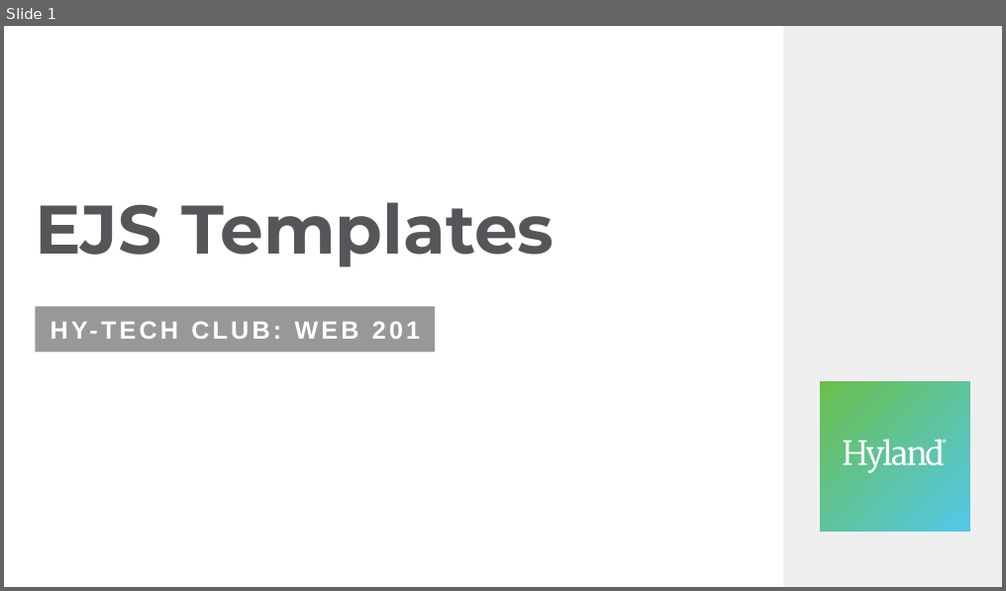
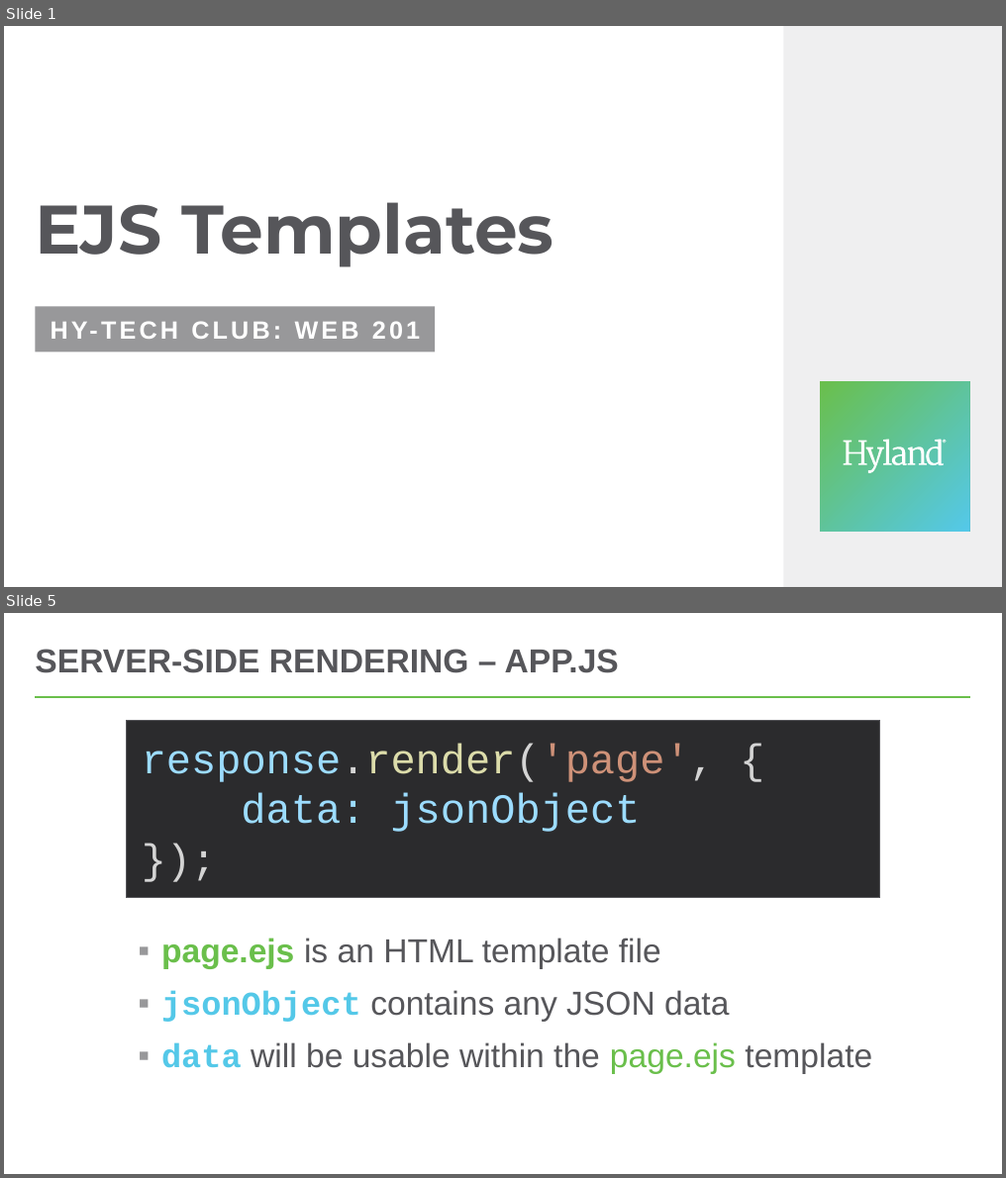
Before and after one commit to hytechclub/web-201, a slide deck: EjsTemplates/EjsTemplates.pptx. Shown one above the other, each under a label of ours: slide 1 before the commit, slides 1 and 5 after it; the slides between them are not shown. The pictures are 1006x591 and 1006x1178 pixels, drawn with LibreOffice and Linux fonts; fonts in the diff are those of the drawing. Boxes give left, top, right and bottom in pixels: in the first picture for what was removed or moved away, otherwise in the second. Text is boxed around its words. In the diff, an @@ line names an element or a change of style, - is before the commit and + after.

Commit message:
EJS Templates Lesson

```diff
--- a/EjsTemplates/EjsTemplates.pptx
+++ b/EjsTemplates/EjsTemplates.pptx
@@ slide 5 added at (x1=4, y1=613, x2=1002, y2=1174), background #FFFFFF @@
@@ title added at (x1=35, y1=649, x2=619, y2=673), 32 pt, text #56565A, bold @@
+SERVER-SIDE RENDERING – APP.JS
@@ line added from (36, 697) to (971, 697), #54C8E8 2.25 pt @@
@@ rectangle added at (x1=127, y1=720, x2=880, y2=898), fill #2B2B2D, outline #56565A 1 pt, 40 pt, text #9CDCFE @@
+response.render('page', {
+data: jsonObject
+});
@@ text added at (x1=161, y1=938, x2=872, y2=1074), 32 pt, text #56565A @@
+▪ page.ejs is an HTML template file
+▪ jsonObject contains any JSON data
+▪ data will be usable within the page.ejs template
```
Also in this commit, not shown: 2 slides changed, 5 other slides added, 2 slides removed, 1 other file.
